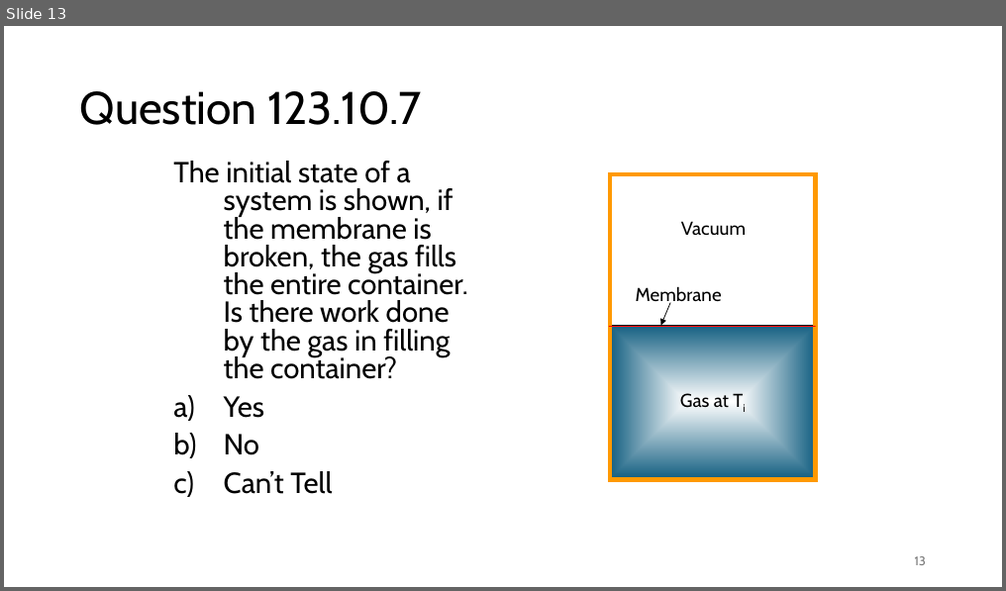
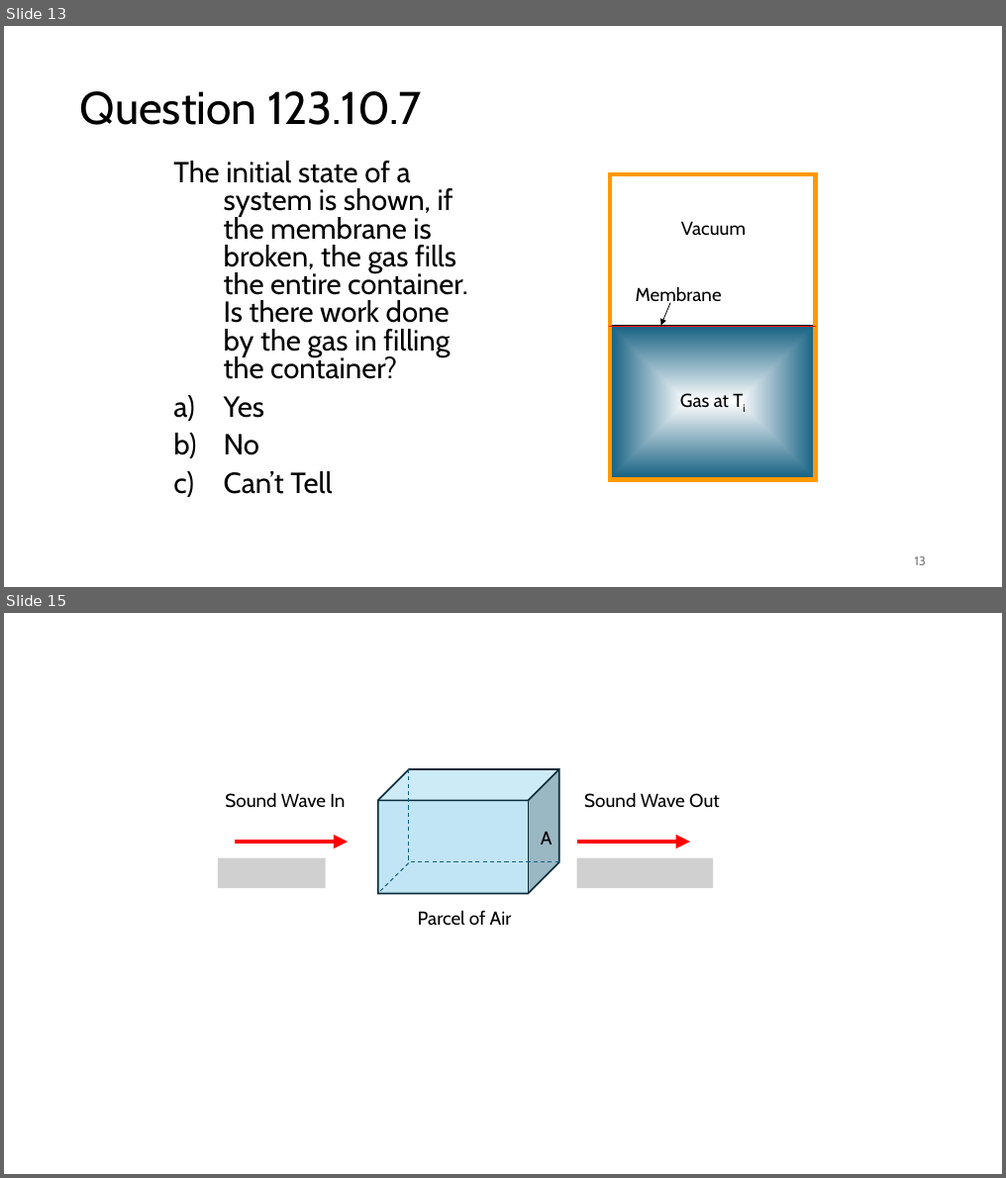
Before and after one commit to rtlines/Introductory-Physics-II, a slide deck: Lecture_Slides/PH 123 Lecture 36.pptx. Shown one above the other, each under a label of ours: slide 13 before the commit, slides 13 and 15 after it; the slides between them are not shown. The pictures are 1006x591 and 1006x1178 pixels, drawn with LibreOffice and Linux fonts; fonts in the diff are those of the drawing; grey boxes stand for pictures. Boxes give left, top, right and bottom in pixels: in the first picture for what was removed or moved away, otherwise in the second. Text is boxed around its words. In the diff, an @@ line names an element or a change of style, - is before the commit and + after.

```diff
--- a/Lecture_Slides/PH 123 Lecture 36.pptx
+++ b/Lecture_Slides/PH 123 Lecture 36.pptx
@@ slide 15 added at box(4, 613, 1002, 1174), background #FFFFFF @@
@@ cube added at box(378, 769, 559, 894), fill #C1E5F5, outline #092A39 1.5 pt @@
@@ line added from (409, 769) to (409, 863), #156082 1 pt dashed @@
@@ text added at box(225, 792, 345, 808), 18 pt, text #000000 @@
+Sound Wave In
@@ text added at box(584, 792, 720, 808), 18 pt, text #000000 @@
+Sound Wave Out
@@ arrow added from (235, 842) to (348, 842), #FF0000 4.5 pt @@
@@ text added at box(541, 831, 552, 845), 18 pt, text #000000 @@
+A
@@ arrow added from (577, 842) to (690, 842), #FF0000 4.5 pt @@
@@ picture added at box(218, 859, 326, 888) @@
@@ line added from (409, 863) to (378, 894), #156082 1 pt dashed @@
@@ line added from (559, 862) to (409, 862), #156082 1 pt dashed @@
@@ picture added at box(577, 859, 714, 888) @@
@@ text added at box(418, 911, 512, 926), 18 pt, text #000000 @@
+Parcel of Air
```
Also in this commit, not shown: 2 other slides added, 51 other files.
